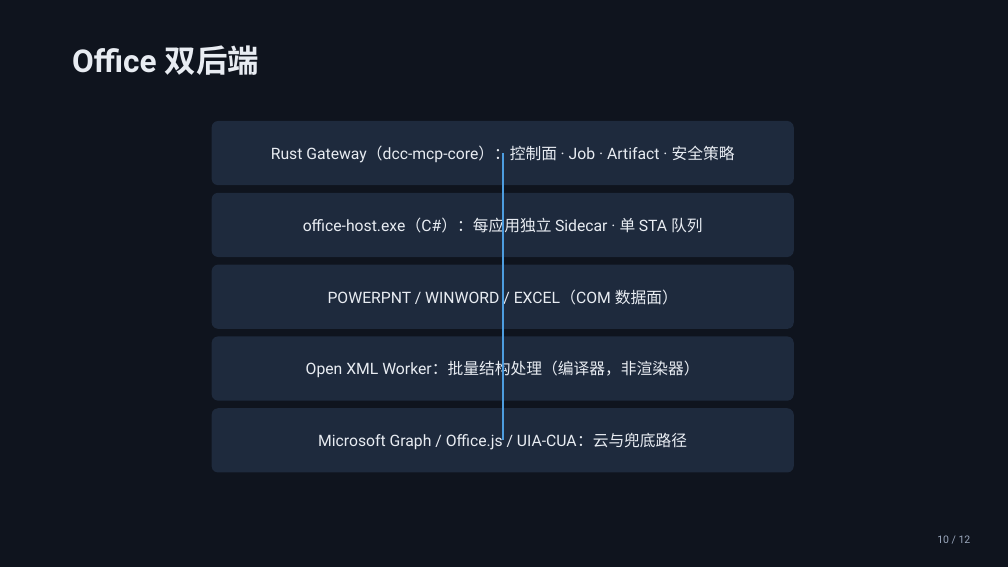
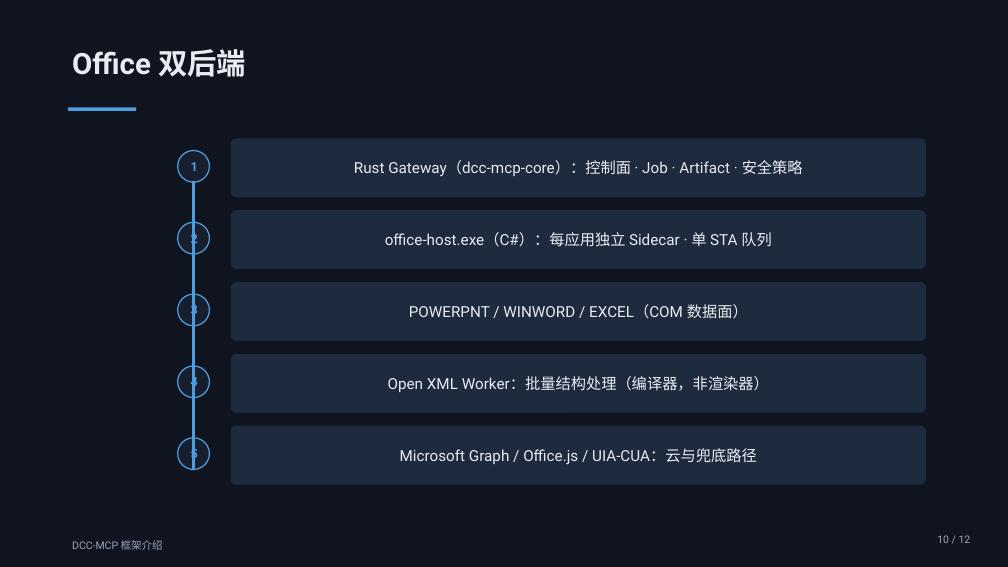
Before and after one commit to dcc-mcp/dcc-mcp-powerpoint, a slide deck: slide 10 of examples/output/draft-dcc-mcp-framework-intro.pptx. Drawn at 1008x567 pixels with LibreOffice and Linux fonts; fonts in the diff are those of the drawing. Boxes give left, top, right and bottom in pixels: in the first picture for what was removed or moved away, otherwise in the second. Text is boxed around its words. In the diff, an @@ line names an element or a change of style, - is before the commit and + after.

Commit message:
feat: showcase-grade layout system for all deck layouts (#6)
Design-system overhaul (showcase quality):
- unified content header (28pt title + accent rule) on every content slide
- editorial bullet rows (accent dot + hairline separators) replace box rows
- two-column/comparison panels with colored header strips
- kpi cards with accent top strip; architecture layers with numbered chips
  on a vertical spine; timeline with alternating above/below labels
- centered hero title cover + ghost circle accents (inset within the safe
  margin band — caught by the pixel-level bleed check)
- deck-title footer on all slides
- regenerated framework deck + review demo artifacts

```diff
--- a/examples/output/draft-dcc-mcp-framework-intro.pptx
+++ b/examples/output/draft-dcc-mcp-framework-intro.pptx
@@ text "Office 双后端" at (72, 49, 246, 77): size 30 to 28 pt @@
@@ rectangle added at (68, 107, 136, 111), fill #4D9DE0 @@
@@ size 15 to 14.5 pt in 5 elements at (231, 210, 926, 269), (231, 282, 926, 341), (231, 354, 926, 413), (231, 426, 926, 485), (231, 138, 926, 197) @@
@@ rounded rectangle "Rust Gateway（dcc-mcp-core）：控制面 · Job · ...": place and size @@
-rounded rectangle "Rust Gateway（dcc-mcp-core）：控制面 · Job · ..." at (212, 121, 794, 185)
+rounded rectangle "Rust Gateway（dcc-mcp-core）：控制面 · Job · ..." at (231, 138, 926, 197)
@@ ellipse added at (178, 150, 209, 182), fill #171F2E, outline #4D9DE0 1.2 pt, 12 pt, text #4D9DE0, bold @@
+1
@@ line moved from (503, 153) - (503, 441) to (194, 181) - (194, 469) @@
@@ ellipse added at (178, 222, 209, 254), fill #171F2E, outline #4D9DE0 1.2 pt, 12 pt, text #4D9DE0, bold @@
+2
@@ rounded rectangle "office-host.exe（C#）：每应用独立 Sidecar · 单 STA ...": place and size @@
-rounded rectangle "office-host.exe（C#）：每应用独立 Sidecar · 单 STA ..." at (212, 193, 794, 257)
+rounded rectangle "office-host.exe（C#）：每应用独立 Sidecar · 单 STA ..." at (231, 210, 926, 269)
@@ ellipse added at (178, 294, 209, 326), fill #171F2E, outline #4D9DE0 1.2 pt, 12 pt, text #4D9DE0, bold @@
+3
@@ rounded rectangle "POWERPNT / WINWORD / EXCEL（COM ...": place and size @@
-rounded rectangle "POWERPNT / WINWORD / EXCEL（COM ..." at (212, 265, 794, 329)
+rounded rectangle "POWERPNT / WINWORD / EXCEL（COM ..." at (231, 282, 926, 341)
@@ rounded rectangle "Open XML Worker：批量结构处理（编译器，非渲染器）": place and size @@
-rounded rectangle "Open XML Worker：批量结构处理（编译器，非渲染器）" at (212, 337, 794, 401)
+rounded rectangle "Open XML Worker：批量结构处理（编译器，非渲染器）" at (231, 354, 926, 413)
@@ ellipse added at (178, 366, 209, 398), fill #171F2E, outline #4D9DE0 1.2 pt, 12 pt, text #4D9DE0, bold @@
+4
@@ ellipse added at (178, 438, 209, 470), fill #171F2E, outline #4D9DE0 1.2 pt, 12 pt, text #4D9DE0, bold @@
+5
@@ rounded rectangle "Microsoft Graph / Office.js / ...": place and size @@
-rounded rectangle "Microsoft Graph / Office.js / ..." at (212, 408, 794, 473)
+rounded rectangle "Microsoft Graph / Office.js / ..." at (231, 426, 926, 485)
@@ text added at (72, 540, 163, 550), 10 pt, text #9AA7BC @@
+DCC-MCP 框架介绍
```
Also in this commit, not shown: 11 other slides changed, 21 other files.
